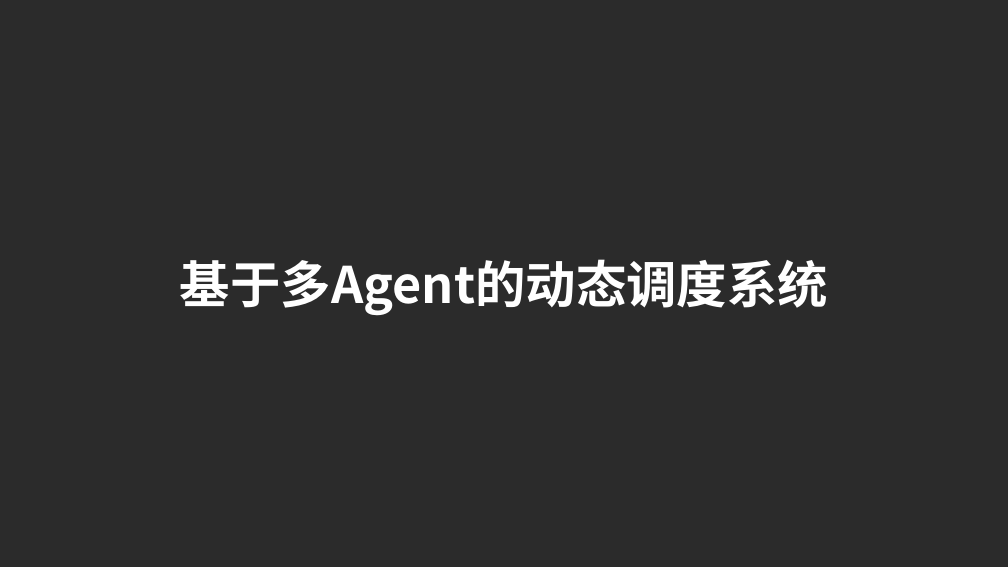
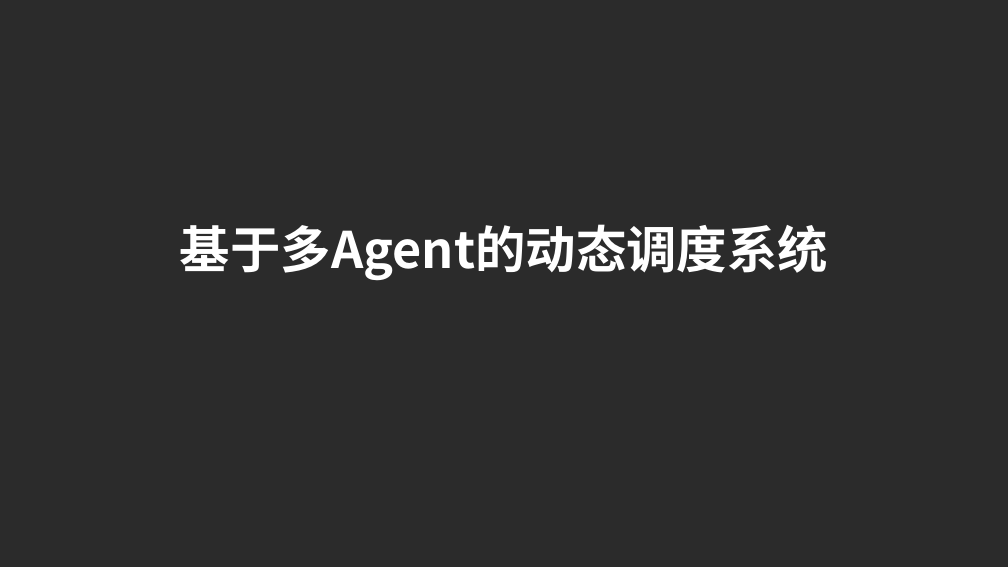
Before and after one commit to WeileLiang/Graduate, a slide deck: slide 1 of PPT/基于多Agent的动态调度系统1.pptx. Drawn at 1008x567 pixels with LibreOffice and Linux fonts; fonts in the diff are those of the drawing; background and template pictures are left out; a plain dark background stands for a picture behind light text. Boxes give left, top, right and bottom in pixels: in the first picture for what was removed or moved away, otherwise in the second. Text is boxed around its words. In the diff, an @@ line names an element or a change of style, - is before the commit and + after.

```diff
--- a/PPT/基于多Agent的动态调度系统1.pptx
+++ b/PPT/基于多Agent的动态调度系统1.pptx
@@ text "基于多Agent的动态调度系统" moved from (x1=180, y1=259, x2=828, y2=316) to (x1=180, y1=224, x2=828, y2=281) @@
```
Also in this commit, not shown: 3 other slides changed, 13 slides added, 39 slides removed, 6 other files.
